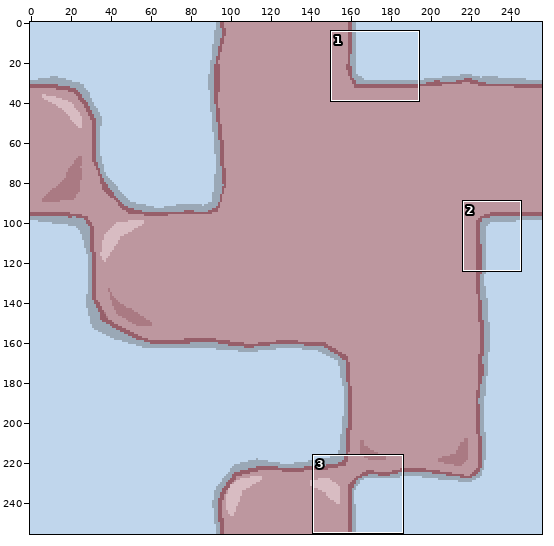
Sprite sheet, stored at sprites/cell_on_petri1.png. The first picture is a wide view before the edit; the outline marks the close-up.
Close-up. Before the commit:
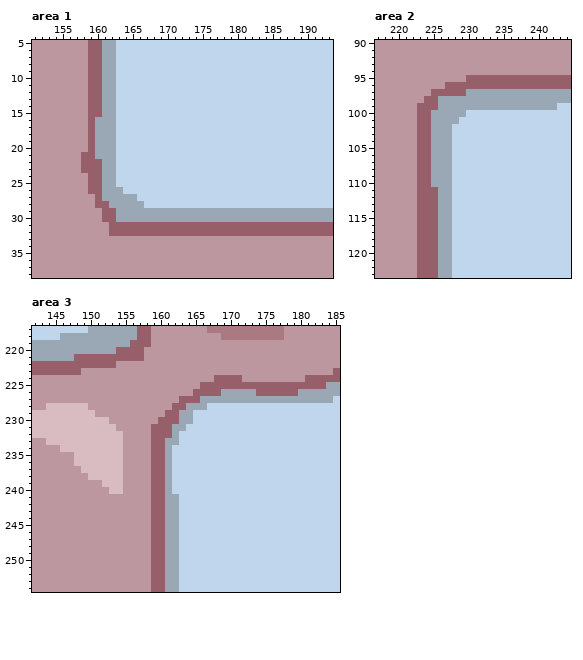
The file is 256x256 pixels. Shown: area 1: x 151..193, y 5..38; area 2: x 217..244, y 90..123; area 3: x 142..185, y 217..254.
Once edited:
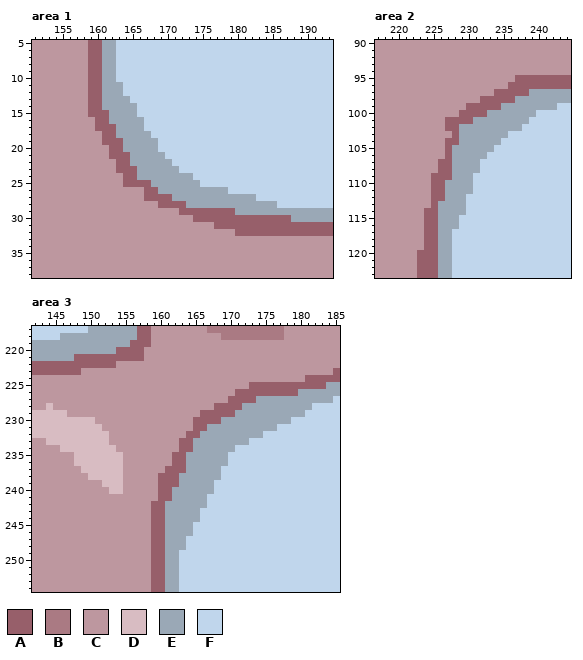
Palette (. is transparent): A #975f6a  B #aa7a83  C #bd979f  D #d8bcc2  E #9aa8b6  F #c0d6ec
Difference:
Area 1:
y 11..12: x 163 F -> E
y 13: x 163..164 FF -> EE
y 14: x 163..165 FFF -> EEE
y 15: x 161 E -> A; x 163..165 FFF -> EEE
y 16: x 159..161 AEE -> CAA; x 163..166 FFFF -> EEEE
y 17: x 159..166 AEEEFFFF -> CAAAEEEE
y 18: x 159..167 AEEEFFFFF -> CCAAEEEEE
y 19: x 159..168 AEEEFFFFFF -> CCAAAEEEEE
y 20: x 159..168 AEEEFFFFFF -> CCCAAEEEEE
y 21: x 158..169 AAEEEFFFFFFF -> CCCCAAAEEEEE
y 22: x 158..170 AAAEEFFFFFFFF -> CCCCCAAEEEEEE
y 23: x 158..171 AAAEEFFFFFFFFF -> CCCCCAAAEEEEEE
y 24: x 159..173 AAEEFFFFFFFFFFF -> CCCCCAAEEEEEEEE
y 25: x 159..174 AAEEFFFFFFFFFFFF -> CCCCCAAAAEEEEEEE
y 26: x 159..178 AAEEEFFFFFFFFFFFFFFF -> CCCCCCCCAAEEEEEEEEEE
y 27: x 160..182 AEEEEEFFFFFFFFFFFFFFFFF -> CCCCCCCAAAAEEEEEEEEEEEE
y 28: x 160..185 AAEEEEEFFFFFFFFFFFFFFFFFFF -> CCCCCCCCCAAAAEEEEEEEEEEEEE
y 29: x 161..179 AAEEEEEEEEEEEEEEEEE -> CCCCCCCCCCCAAAAAAAA
y 30: x 161..187 AAEEEEEEEEEEEEEEEEEEEEEEEEE -> CCCCCCCCCCCCCAAAAAAAAAAAAAA
y 31: x 162..176 AAAAAAAAAAAAAAA -> CCCCCCCCCCCCCCC
y 32: x 162..179 AAAAAAAAAAAAAAAAAA -> CCCCCCCCCCCCCCCCCC
Area 2:
y 95: x 230..236 AAAAAAA -> CCCCCCC
y 96: x 227..235 AAAAAAAAA -> CCCCCCCCC
y 97: x 225..238 AAAAAEEEEEEEEE -> CCCCCCCCCAAAAA
y 98: x 224..236 AAEEEEEEEEEEE -> CCCCCCCCAAAAA
y 99: x 223..234 AAAEEEEEEEEE -> CCCCCCCAAAAA
y 100: x 223..239 AAEEEEEFFFFFFFFFF -> CCCCCCAAAAEEEEEEE
y 101: x 223..238 AAEEEEFFFFFFFFFF -> CCCCAAAAEEEEEEEE
y 102: x 223..237 AAEEEFFFFFFFFFF -> CCCCAAEEEEEEEEE
y 103: x 223..235 AAEEEFFFFFFFF -> CCCCCAEEEEEEE
y 104: x 223..234 AAEEEFFFFFFF -> CCCCAAEEEEEE
y 105: x 223..233 AAEEEFFFFFF -> CCCCAEEEEEE
y 106: x 223..232 AAEEEFFFFF -> CCCCAEEEEE
y 107..108: x 223..231 AAEEEFFFF -> CCCAAEEEE
y 109: x 223..230 AAEEEFFF -> CCAAAEEE
y 110: x 223..226 AAEE -> CCAA; x 228..230 FFF -> EEE
y 111: x 223..224 AA -> CC; x 226 E -> A; x 228..230 FFF -> EEE
y 112: x 223..224 AA -> CC; x 226 E -> A; x 228..229 FF -> EE
y 113: x 223..224 AA -> CC; x 228..229 FF -> EE
y 114: x 223 A -> C; x 228..229 FF -> EE
y 115..116: x 223 A -> C; x 228 F -> E
y 117..119: x 223 A -> C
Area 3:
y 224: x 168..171 AAAA -> CCCC
y 225: x 166..172 AAAAAAA -> CCCCCCC
y 226: x 165..173 AAAAEEEEE -> CCCCCCAAA
y 227: x 163..173 AAAEEEEEEEE -> CCCCCCCAAAA
y 228: x 145..149 DDDDD -> CCCCC; x 162..181 AAEEEFFFFFFFFFFFFFFF -> CCCCCCAAAAEEEEEEEEEE
y 229: x 147..150 DDDD -> CCCC; x 161..180 AAEEFFFFFFFFFFFFFFFF -> CCCCCAAAAAEEEEEEEEEE
y 230: x 151..152 DD -> CC; x 160..178 AAAEEFFFFFFFFFFFFFF -> CCCCCAAAAEEEEEEEEEE
y 231: x 152..153 DD -> CC; x 159..176 AAAEEFFFFFFFFFFFFF -> CCCCCCAAEEEEEEEEEE
y 232: x 153..154 DD -> CC; x 159..174 AAAEFFFFFFFFFFFF -> CCCCCAAEEEEEEEEE
y 233: x 153..154 DD -> CC; x 159..172 AAEEFFFFFFFFFF -> CCCCAAEEEEEEEE
y 234: x 154 D -> C; x 159..170 AAEFFFFFFFFF -> CCCCAAEEEEEE
y 235..236: x 159..169 AAEFFFFFFFF -> CCCAAEEEEEE
y 237: x 159..168 AAEFFFFFFF -> CCAAAEEEEE
y 238: x 159 A -> C; x 161..168 EFFFFFFF -> AAEEEEEE
y 239: x 159 A -> C; x 161..167 EFFFFFF -> AAEEEEE
y 240: x 159 A -> C; x 161..167 EFFFFFF -> AEEEEEE
y 241: x 159 A -> C; x 161 E -> A; x 163..166 FFFF -> EEEE
y 242: x 163..166 FFFF -> EEEE
y 243..244: x 163..165 FFF -> EEE
y 245..246: x 163..164 FF -> EE
y 247..248: x 163 F -> E
Pixel boxes of the changes (left, top, right, bottom) in both close-ups:
changed: (81, 82, 291, 236)
changed: (417, 75, 536, 250)
changed: (53, 375, 312, 550)
